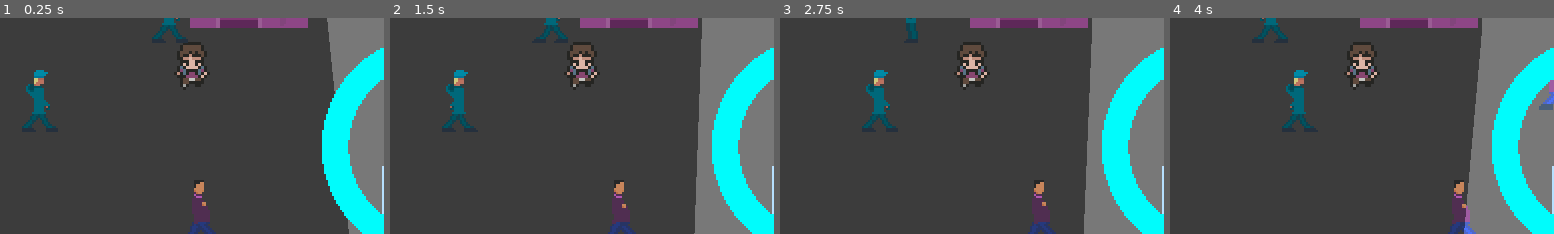
Above: before the commit, frames 1-4 (left to right).
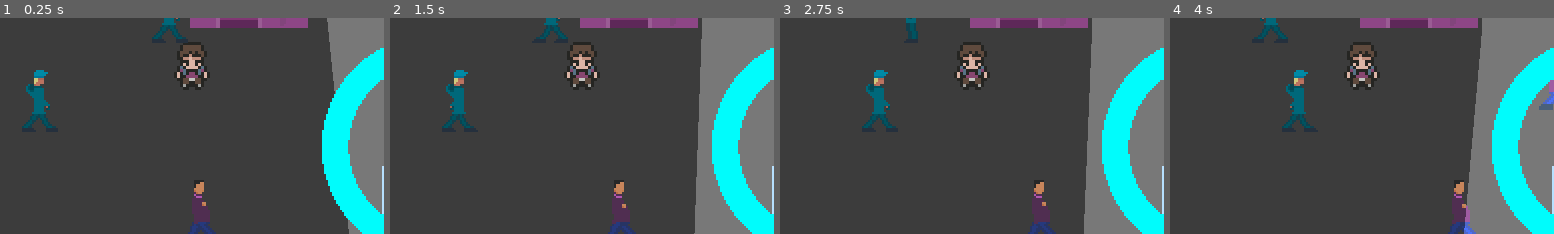
Above: after the commit, the same moments.

Repository: StitchedTeam/werewolf
Game: Godot game, scene res://Sandbox/Sandbox.tscn
Same seed, same stepped clock (60 frames per second), same inputs: the game is played once before the commit and once after it. This scene is started directly instead of the project's main scene.
Inputs (mouse positions are % of the whole screen's width and height, from its top left):
- Up to frame 1 (0.25 s): no input
- Up to frame 2 (1.5 s): tap Enter (ui_accept) at 0.5, 0.77, 0.8, 1.07, 1.35 s; move the mouse to (72, 45) at 0.52 s; hold Right (ui_right) 0.53-1.28 s; tap X (fire, bound only after the commit) at 0.6 s; move the mouse to (30, 55) at 1.27 s; hold Left (ui_left) from 1.28 s (still down)
- Up to frame 3 (2.75 s): tap Enter (ui_accept) at 1.52, 1.82, 2.3 s; tap X (fire, bound only after the commit) at 1.55 s; move the mouse to (60, 28) at 2.02 s; release Left (ui_left) at 2.03 s; press the mouse at (60, 28) at 2.03 s; hold Right (ui_right) from 2.03 s (still down)
- Up to frame 4 (4 s): move the mouse to (45, 70) at 2.77 s; release the mouse at (45, 70) at 2.78 s; tap X (fire, bound only after the commit) at 2.85, 3.6 s; tap Enter (ui_accept) at 3.02, 3.32, 3.77, 3.8 s; move the mouse to (80, 65) at 3.52 s; release Right (ui_right) at 3.53 s; hold Left (ui_left) from 3.53 s (still down)
The pictures show only the part of the screen within x 25-75%, y 39-89%; the shares and areas given below are measured in that part.

The runs differ from the first frame. In frame 1, 0.2% of the frame differs, in the area x 45-55%, y 25-34%; in frame 2, 0.2%; in frame 3, 0.2%; in frame 4, 0.2%.

Commit message:
Created attack/kill enemy by ID

Diff:
--- a/Werewolf/Characters/Enemies/GenericEnemy.gd
+++ b/Werewolf/Characters/Enemies/GenericEnemy.gd
@@ -18,7 +18,6 @@
 export var character_spritesheet = int()
 export var run_state_offset = int()
 
-var attack_not_connected = true
 
 func _ready():
 	start_pos = position
@@ -31,14 +30,10 @@
 
 func _process(delta):
 
-	if attack_not_connected:
-		if player != null:
-			print("CCC")
-			player.connect("attack", self, "on_player_attack")
-			attack_not_connected = false
-
 	manage_animation()
 	manage_state()
+	damage()
+
 	pass
 
 func manage_animation():
@@ -151,6 +146,8 @@
 		state = 0
 	pass
 
-func on_player_attack():
-	print("AAAAAAAAA")
+func damage():
+
+	if player.enemy == $StaticBody2D.get_instance_id():
+		get_tree().queue_delete(self)
 	pass
--- a/Werewolf/Characters/Enemies/GenericEnemy.tscn
+++ b/Werewolf/Characters/Enemies/GenericEnemy.tscn
@@ -69,6 +69,18 @@
 "transitions": PoolRealArray( 1 ),
 "update": 0,
 "values": [ Vector2( -50, 0 ) ]
+}
+tracks/5/type = "value"
+tracks/5/path = NodePath("StaticBody2D/CollisionShape2D:position")
+tracks/5/interp = 1
+tracks/5/loop_wrap = true
+tracks/5/imported = false
+tracks/5/enabled = true
+tracks/5/keys = {
+"times": PoolRealArray( 0 ),
+"transitions": PoolRealArray( 1 ),
+"update": 0,
+"values": [ Vector2( 5, -1 ) ]
 }
 
 [sub_resource type="Animation" id=2]
@@ -135,6 +147,18 @@
 "transitions": PoolRealArray( 1 ),
 "update": 0,
 "values": [ Vector2( 5, 0 ) ]
+}
+tracks/5/type = "value"
+tracks/5/path = NodePath("StaticBody2D/CollisionShape2D:position")
+tracks/5/interp = 1
+tracks/5/loop_wrap = true
+tracks/5/imported = false
+tracks/5/enabled = true
+tracks/5/keys = {
+"times": PoolRealArray( 0 ),
+"transitions": PoolRealArray( 1 ),
+"update": 0,
+"values": [ Vector2( -6, 0 ) ]
 }
 
 [sub_resource type="ParticlesMaterial" id=3]
@@ -176,6 +200,12 @@
 anim_offset_random = 0.0
 anim_loop = false
 
+[sub_resource type="CapsuleShape2D" id=4]
+
+custom_solver_bias = 0.0
+radius = 2.0
+height = 28.0
+
 [node name="GenericEnemy" type="Node2D"]
 script = ExtResource( 1 )
 patrol_offset = 50
@@ -184,7 +214,6 @@
 
 [node name="Sprite" type="Sprite" parent="."]
 texture = ExtResource( 2 )
-flip_h = true
 vframes = 2
 hframes = 2
 
@@ -192,28 +221,22 @@
 position = Vector2( 0, -10 )
 enabled = true
 exclude_parent = true
-cast_to = Vector2( -50, 0 )
-collision_mask = 1
-collide_with_areas = false
-collide_with_bodies = true
+cast_to = Vector2( 50, 0 )
+collision_mask = 1
 
 [node name="RayCast2DCollUp" type="RayCast2D" parent="."]
 position = Vector2( 0, 13.315 )
 enabled = true
 exclude_parent = true
-cast_to = Vector2( -5, 0 )
-collision_mask = 1
-collide_with_areas = false
-collide_with_bodies = true
+cast_to = Vector2( 5, 0 )
+collision_mask = 1
 
 [node name="RayCast2DCollDown" type="RayCast2D" parent="."]
 position = Vector2( 0, -14.685 )
 enabled = true
 exclude_parent = true
-cast_to = Vector2( -5, 0 )
-collision_mask = 1
-collide_with_areas = false
-collide_with_bodies = true
+cast_to = Vector2( 5, 0 )
+collision_mask = 1
 
 [node name="RayCast2DRunUp" type="RayCast2D" parent="."]
 position = Vector2( 0, -12 )
@@ -221,8 +244,6 @@
 exclude_parent = true
 cast_to = Vector2( 0, -3 )
 collision_mask = 1
-collide_with_areas = false
-collide_with_bodies = true
 
 [node name="RayCast2DRunDown" type="RayCast2D" parent="."]
 position = Vector2( 0, 11 )
@@ -230,8 +251,6 @@
 exclude_parent = true
 cast_to = Vector2( 0, 3 )
 collision_mask = 1
-collide_with_areas = false
-collide_with_bodies = true
 
 [node name="AnimationPlayer" type="AnimationPlayer" parent="."]
 root_node = NodePath("..")
@@ -269,3 +288,20 @@
 normal_map = null
 h_frames = 1
 v_frames = 1
+
+[node name="StaticBody2D" type="StaticBody2D" parent="."]
+editor/display_folded = true
+input_pickable = false
+collision_layer = 2
+collision_mask = 2
+constant_linear_velocity = Vector2( 0, 0 )
+constant_angular_velocity = 0.0
+friction = 1.0
+bounce = 0.0
+physics_material_override = null
+_sections_unfolded = [ "Collision" ]
+
+[node name="CollisionShape2D" type="CollisionShape2D" parent="StaticBody2D"]
+position = Vector2( -6, 0 )
+shape = SubResource( 4 )
+_sections_unfolded = [ "Transform", "shape" ]
--- a/Werewolf/Characters/Werewolf/Werewolf.gd
+++ b/Werewolf/Characters/Werewolf/Werewolf.gd
@@ -1,6 +1,8 @@
 extends KinematicBody2D
 
 var human = true
+
+var enemy
 
 var horax = 0
 var vertax = 0
@@ -9,10 +11,9 @@
 
 var speed = 5
 
-signal attack
-
 func _ready():
 	$WolfCollider.disabled = true
+	$AttackTimer.connect("timeout", self, "on_attack_end")
 	pass
 
 func _physics_process(delta):
@@ -20,7 +21,7 @@
 	move_and_slide(Vector2 (speed * horax, speed * vertax))
 	find_direction_axis()
 
-	if Input.is_action_just_pressed("ui_accept"):
+	if Input.is_action_just_pressed("fire"):
 		attack()
 
 	pass
@@ -136,5 +137,7 @@
 	pass
 
 func attack():
-	emit_signal("attack")
+	if !human:
+		enemy = $RayCast2D.get_collider().get_instance_id()
+		print(enemy)
 	pass
--- a/Werewolf/Characters/Werewolf/Werewolf.tscn
+++ b/Werewolf/Characters/Werewolf/Werewolf.tscn
@@ -59,6 +59,18 @@
 "update": 1,
 "values": [ true ]
 }
+tracks/3/type = "value"
+tracks/3/path = NodePath("RayCast2D:enabled")
+tracks/3/interp = 1
+tracks/3/loop_wrap = true
+tracks/3/imported = false
+tracks/3/enabled = true
+tracks/3/keys = {
+"times": PoolRealArray( 0 ),
+"transitions": PoolRealArray( 1 ),
+"update": 1,
+"values": [ false ]
+}
 
 [sub_resource type="Animation" id=4]
 
@@ -101,6 +113,18 @@
 "update": 1,
 "values": [ true ]
 }
+tracks/3/type = "value"
+tracks/3/path = NodePath("RayCast2D:enabled")
+tracks/3/interp = 1
+tracks/3/loop_wrap = true
+tracks/3/imported = false
+tracks/3/enabled = true
+tracks/3/keys = {
+"times": PoolRealArray( 0 ),
+"transitions": PoolRealArray( 1 ),
+"update": 1,
+"values": [ false ]
+}
 
 [sub_resource type="Animation" id=5]
 
@@ -143,6 +167,18 @@
 "update": 1,
 "values": [ true ]
 }
+tracks/3/type = "value"
+tracks/3/path = NodePath("RayCast2D:enabled")
+tracks/3/interp = 1
+tracks/3/loop_wrap = true
+tracks/3/imported = false
+tracks/3/enabled = true
+tracks/3/keys = {
+"times": PoolRealArray( 0 ),
+"transitions": PoolRealArray( 1 ),
+"update": 1,
+"values": [ false ]
+}
 
 [sub_resource type="Animation" id=6]
 
@@ -185,6 +221,18 @@
 "update": 1,
 "values": [ true ]
 }
+tracks/3/type = "value"
+tracks/3/path = NodePath("RayCast2D:enabled")
+tracks/3/interp = 1
+tracks/3/loop_wrap = true
+tracks/3/imported = false
+tracks/3/enabled = true
+tracks/3/keys = {
+"times": PoolRealArray( 0 ),
+"transitions": PoolRealArray( 1 ),
+"update": 1,
+"values": [ false ]
+}
 
 [sub_resource type="Animation" id=7]
 
@@ -226,6 +274,18 @@
 "transitions": PoolRealArray( 1 ),
 "update": 1,
 "values": [ true ]
+}
+tracks/3/type = "value"
+tracks/3/path = NodePath("RayCast2D:enabled")
+tracks/3/interp = 1
+tracks/3/loop_wrap = true
+tracks/3/imported = false
+tracks/3/enabled = true
+tracks/3/keys = {
+"times": PoolRealArray( 0 ),
+"transitions": PoolRealArray( 1 ),
+"update": 1,
+"values": [ false ]
 }
 
 [sub_resource type="Animation" id=8]
@@ -282,6 +342,18 @@
 "update": 1,
 "values": [ true ]
 }
+tracks/4/type = "value"
+tracks/4/path = NodePath("RayCast2D:enabled")
+tracks/4/interp = 1
+tracks/4/loop_wrap = true
+tracks/4/imported = false
+tracks/4/enabled = true
+tracks/4/keys = {
+"times": PoolRealArray( 0 ),
+"transitions": PoolRealArray( 1 ),
+"update": 1,
+"values": [ false ]
+}
 
 [sub_resource type="Animation" id=9]
 
@@ -337,6 +409,42 @@
 "update": 1,
 "values": [ false ]
 }
+tracks/4/type = "value"
+tracks/4/path = NodePath("RayCast2D:enabled")
+tracks/4/interp = 1
+tracks/4/loop_wrap = true
+tracks/4/imported = false
+tracks/4/enabled = true
+tracks/4/keys = {
+"times": PoolRealArray( 0 ),
+"transitions": PoolRealArray( 1 ),
+"update": 1,
+"values": [ true ]
+}
+tracks/5/type = "value"
+tracks/5/path = NodePath("RayCast2D:cast_to")
+tracks/5/interp = 1
+tracks/5/loop_wrap = true
+tracks/5/imported = false
+tracks/5/enabled = true
+tracks/5/keys = {
+"times": PoolRealArray( 0 ),
+"transitions": PoolRealArray( 1 ),
+"update": 0,
+"values": [ Vector2( -20, 0 ) ]
+}
+tracks/6/type = "value"
+tracks/6/path = NodePath("RayCast2D:position")
+tracks/6/interp = 1
+tracks/6/loop_wrap = true
+tracks/6/imported = false
+tracks/6/enabled = true
+tracks/6/keys = {
+"times": PoolRealArray( 0 ),
+"transitions": PoolRealArray( 1 ),
+"update": 0,
+"values": [ Vector2( -26, 0 ) ]
+}
 
 [sub_resource type="Animation" id=10]
 
@@ -391,6 +499,42 @@
 "transitions": PoolRealArray( 1 ),
 "update": 1,
 "values": [ true ]
+}
+tracks/4/type = "value"
+tracks/4/path = NodePath("RayCast2D:enabled")
+tracks/4/interp = 1
+tracks/4/loop_wrap = true
+tracks/4/imported = false
+tracks/4/enabled = true
+tracks/4/keys = {
+"times": PoolRealArray( 0 ),
+"transitions": PoolRealArray( 1 ),
+"update": 1,
+"values": [ true ]
+}
+tracks/5/type = "value"
+tracks/5/path = NodePath("RayCast2D:position")
+tracks/5/interp = 1
+tracks/5/loop_wrap = true
+tracks/5/imported = false
+tracks/5/enabled = true
+tracks/5/keys = {
+"times": PoolRealArray( 0 ),
+"transitions": PoolRealArray( 1 ),
+"update": 0,
+"values": [ Vector2( 22, 0 ) ]
+}
+tracks/6/type = "value"
+tracks/6/path = NodePath("RayCast2D:cast_to")
+tracks/6/interp = 1
+tracks/6/loop_wrap = true
+tracks/6/imported = false
+tracks/6/enabled = true
+tracks/6/keys = {
+"times": PoolRealArray( 0 ),
+"transitions": PoolRealArray( 1 ),
+"update": 0,
+"values": [ Vector2( 20, 0 ) ]
 }
 
 [sub_resource type="Animation" id=11]
@@ -518,7 +662,7 @@
 texture = ExtResource( 2 )
 vframes = 8
 hframes = 12
-frame = 48
+frame = 49
 
 [node name="WolfSpritesheet" type="Sprite" parent="."]
 visible = false
@@ -526,7 +670,7 @@
 flip_h = true
 vframes = 6
 hframes = 9
-frame = 32
+frame = 31
 
 [node name="HumanCollider" type="CollisionShape2D" parent="."]
 shape = SubResource( 1 )
@@ -585,3 +729,17 @@
 [node name="PlayerControl" parent="Camera2D/UI" instance=ExtResource( 4 )]
 position = Vector2( 120, 40 )
 z_index = 1
+
+[node name="AttackTimer" type="Timer" parent="."]
+process_mode = 1
+wait_time = 0.5
+one_shot = true
+autostart = false
+
+[node name="RayCast2D" type="RayCast2D" parent="."]
+position = Vector2( 22, 0 )
+enabled = false
+exclude_parent = true
+cast_to = Vector2( 20, 0 )
+collision_mask = 2
+_sections_unfolded = [ "Transform" ]
--- a/Werewolf/Sandbox/Sandbox.gd
+++ b/Werewolf/Sandbox/Sandbox.gd
@@ -3,10 +3,10 @@
 var dir = 1
 
 func _ready():
-	$GenericEnemy.player = $Werewolf
-	$GenericEnemy2.player = $Werewolf
-	$GenericEnemy3.player = $Werewolf
-	$GenericEnemy4.player = $Werewolf
+	$Enemies/GenericEnemy.player = $Werewolf
+	$Enemies/GenericEnemy2.player = $Werewolf
+	$Enemies/GenericEnemy3.player = $Werewolf
+	$Enemies/GenericEnemy4.player = $Werewolf
 	pass
 
 func _process(delta):
--- a/Werewolf/Sandbox/Sandbox.tscn
+++ b/Werewolf/Sandbox/Sandbox.tscn
@@ -33,20 +33,23 @@
 [node name="Moonlight" parent="." instance=ExtResource( 4 )]
 position = Vector2( 246, -217 )
 
-[node name="GenericEnemy" parent="." instance=ExtResource( 5 )]
+[node name="Enemies" type="Node2D" parent="."]
+editor/display_folded = true
+
+[node name="GenericEnemy" parent="Enemies" instance=ExtResource( 5 )]
 position = Vector2( 211, 172 )
 character_spritesheet = 1
 run_state_offset = 400
 
-[node name="GenericEnemy2" parent="." instance=ExtResource( 5 )]
+[node name="GenericEnemy2" parent="Enemies" instance=ExtResource( 5 )]
 position = Vector2( 194.219, 72.7354 )
 run_state_offset = 400
 
-[node name="GenericEnemy3" parent="." instance=ExtResource( 5 )]
+[node name="GenericEnemy3" parent="Enemies" instance=ExtResource( 5 )]
 position = Vector2( 129.221, 116.841 )
 run_state_offset = 400
 
-[node name="GenericEnemy4" parent="." instance=ExtResource( 5 )]
+[node name="GenericEnemy4" parent="Enemies" instance=ExtResource( 5 )]
 position = Vector2( 311.834, 106.782 )
 character_spritesheet = 1
 run_state_offset = 400
--- a/Werewolf/project.godot
+++ b/Werewolf/project.godot
@@ -110,6 +110,11 @@
 "events": [ Object(InputEventMouseButton,"resource_local_to_scene":false,"resource_name":"","device":-1,"alt":false,"sh …(213 unchanged characters)…
  ]
 }
+fire={
+"deadzone": 0.5,
+"events": [ Object(InputEventKey,"resource_local_to_scene":false,"resource_name":"","device":0,"alt":false,"shift":false,"control":false,"meta":false,"command":false,"pressed":false,"scancode":88,"unicode":0,"echo":false,"script":null)
+ ]
+}
 
 [rendering]
 
@@ -128,8 +133,6 @@
 quality/reflections/texture_array_reflections=false
 quality/reflections/high_quality_ggx=false
 quality/shading/force_vertex_shading.mobile=false
-quality/shading/force_lambert_over_burley.mobile=false
-quality/shading/force_blinn_over_ggx.mobile=false
 quality/depth_prepass/enable=false
 quality/subsurface_scattering/weight_samples=false
 quality/voxel_cone_tracing/high_quality=false
@@ -137,3 +140,5 @@
 quality/reflections/atlas_subdiv=0
 quality/depth/hdr=false
 environment/default_environment="res://default_env.tres"
+quality/shading/force_lambert_over_burley.mobile=false
+quality/shading/force_blinn_over_ggx.mobile=false
Not shown: 1 places in Werewolf/Characters/Enemies/GenericEnemy.tscn that only renumber resources
Not shown, added: WIP_Examples/enemy_scare_working.gif
